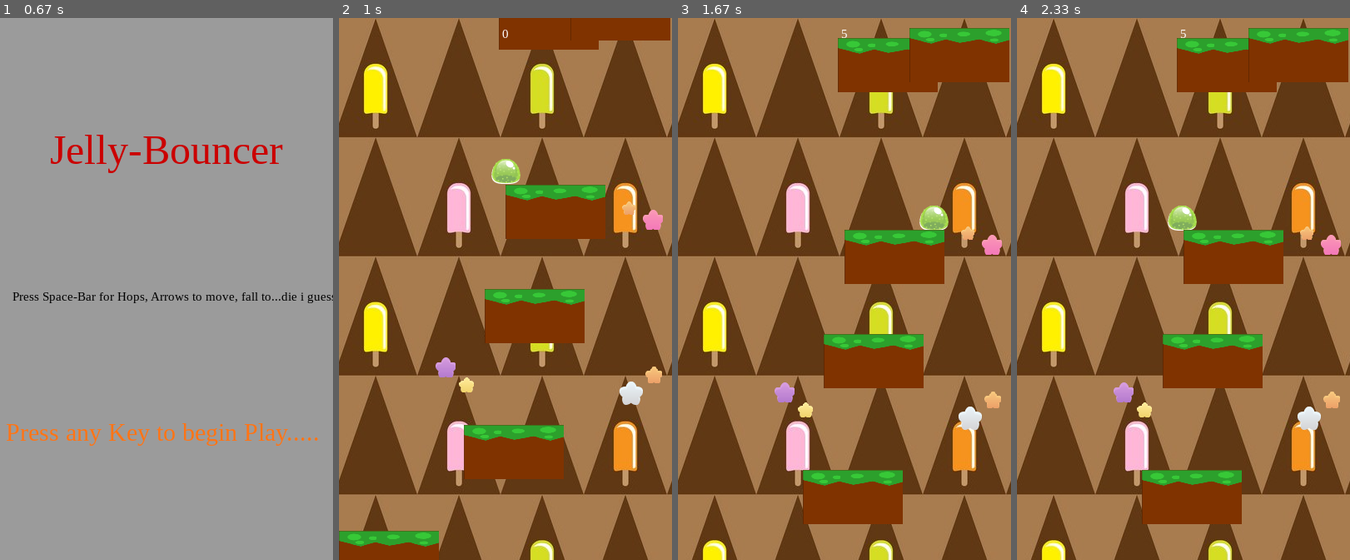
Above: before the commit, frames 1-4 (left to right).
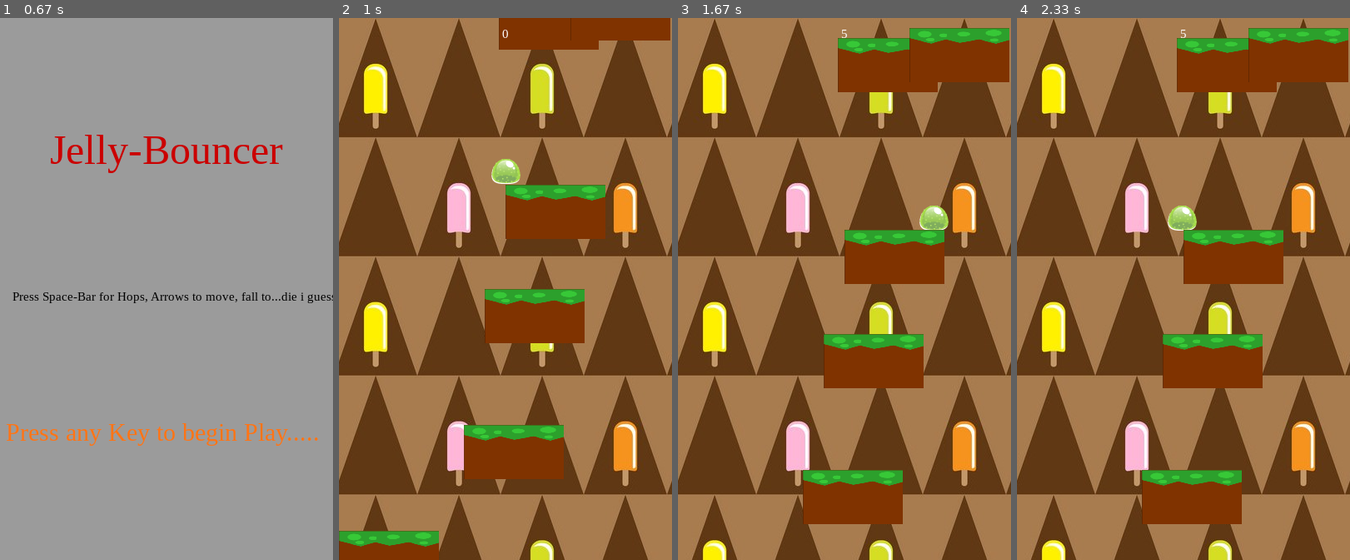
Above: after the commit, the same moments.

Repository: slipperyrockuniversity-cpsc317-fall2019/PyGame-Final---Eric-Stanton
Game: pygame game, started from main.py
Two runs of this game, one before a commit and one after it. Both use one fixed random seed, a clock stepped at 60 frames per second and the inputs below.
Inputs:
- Up to frame 1 (0.67 s): hold Right from 0.33 s (still down)
- Up to frame 2 (1 s): release Right at 0.8 s; tap Space at 0.83 s
- Up to frame 3 (1.67 s): hold Right from 1.23 s (still down)
- Up to frame 4 (2.33 s): release Right at 1.7 s; hold Left 1.73-2.27 s; hold Left from 2.3 s (still down)

Frame 1 is identical in both runs. In frame 2, 0.8% of the frame differs, in the area x 29-98%, y 33-72%; in frame 3, 0.8%, in the area x 29-98%, y 38-76%; in frame 4, 0.8%.

Commit message:
Revert "Made successful candy star spawn for layer"
This reverts commit b2d1e5242824f5fa81468d8616712017e5a8174e.

Diff:
--- a/Sprite/Platform.py
+++ b/Sprite/Platform.py
@@ -14,7 +14,6 @@
 candy_images = ['img/star_orange.png', 'img/star_purple.png', 'img/star_red.png', 'img/star_teal.png', 'img'
                                                                                                        '/star_white.png',
                 'img/star_yellow.png', ]
-sprite_objects = pygame.sprite.LayeredUpdates()
 
 
 class Platform(pygame.sprite.Sprite):
@@ -29,9 +28,8 @@
 
 class Candy(pygame.sprite.Sprite):
     def __init__(self, game):
+        pygame.sprite.Sprite.__init__(self)
         self._layer = 0
-        self.groups = sprite_objects, game.candy
-        pygame.sprite.Sprite.__init__(self, self.groups)
         self.image = pygame.image.load(candy_images[randint(0, 5)])
         self.rect = self.image.get_rect()
         self.rect.x = randrange(window_width - self.rect.width)
--- a/main.py
+++ b/main.py
@@ -35,7 +35,7 @@
             plat = Platform(*select)  # Use explosion of array to select random platform generators.
             sprite_objects.add(plat)
             self.platforms.add(plat)  # Add the resulting platform array to the game
-        for i in range(6):
+        for i in range(12):
             c = Candy(self)
             c.rect.y += 500
         game.mixer.music.load('Sprite/sound/Mushroom Theme.ogg')
@@ -62,7 +62,7 @@
                 self.player.velocity.y = 0  # Stop falling, lack of this line causes quicksand effect.
         # Check for the scrolling window for upward movement.
         if self.player.rect.top <= window_height / 4:
-            if random.randrange(95) < 5:
+            if random.randrange(25) < 5:
                 Candy(self)
             for candy in self.candy:
                 candy.rect.y += max(abs(self.player.velocity.y / 2), 2)
